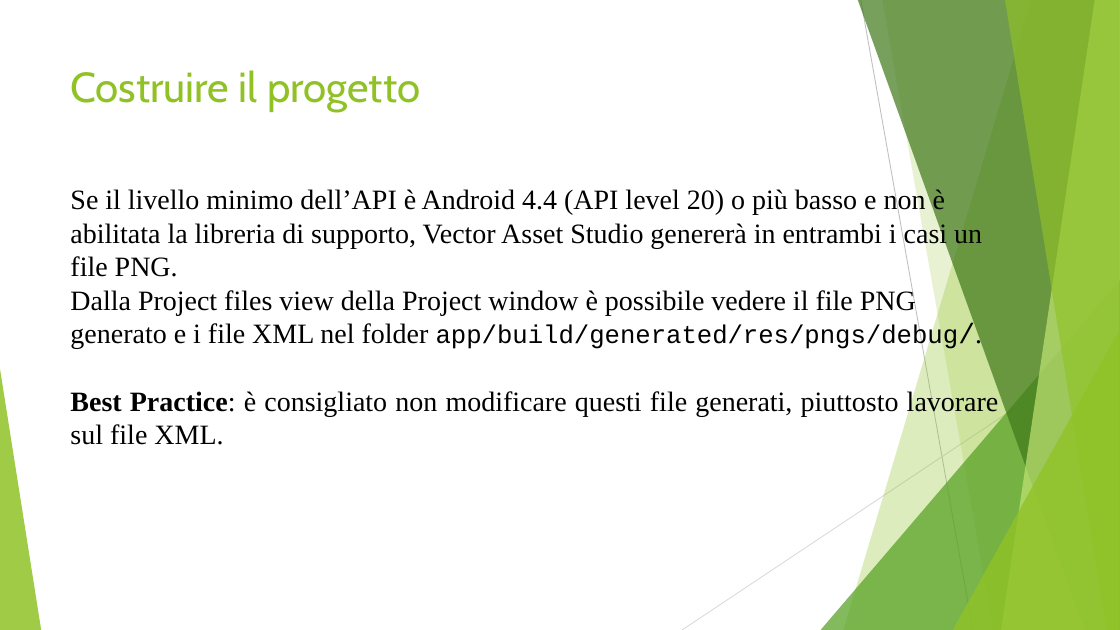
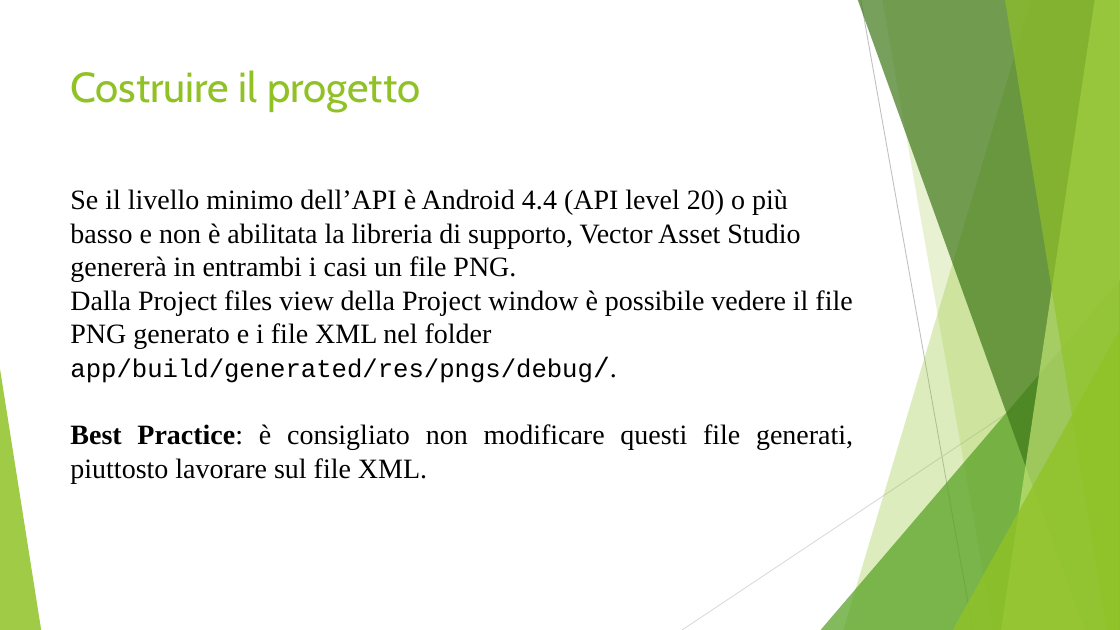
Before and after one commit to tizianotaglienti/Colleghi-Ristretti, a slide deck: slide 32 of Vector asset studio.pptx. Drawn at 1120x630 pixels with LibreOffice and Linux fonts; fonts in the diff are those of the drawing. Boxes give left, top, right and bottom in pixels: in the first picture for what was removed or moved away, otherwise in the second. Text is boxed around its words. In the diff, an @@ line names an element or a change of style, - is before the commit and + after.

```diff
--- a/Vector asset studio.pptx
+++ b/Vector asset studio.pptx
@@ text "Se il livello minimo dell’API ..." rewrapped from bbox=[70, 187, 999, 445] to bbox=[70, 189, 853, 483] @@
```
Also in this commit, not shown: 2 other slides changed.
